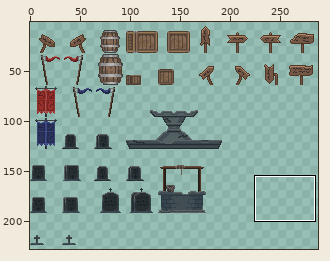
Sprite sheet, stored at environment/decoration/props.png. Above, an overview of the earlier version with the close-up marked.
Close-up. Before the commit:
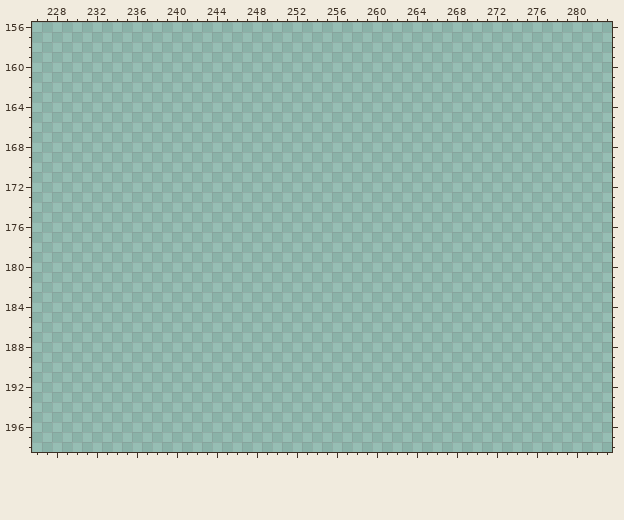
The file is 480x405 pixels. Colours within 5 levels of each other are drawn and written as one. Shown: x 226..283, y 156..198. The wide view leaves out empty margins. The commit also changed other parts of the picture, which this record leaves out.
Palette (. is transparent): 
Pixels before (only the part around the change), first column x 226:
156 ..........................................................
157 ..........................................................
158 ..........................................................
159 ..........................................................
160 ..........................................................
161 ..........................................................
162 ..........................................................
163 ..........................................................
164 ..........................................................
165 ..........................................................
166 ..........................................................
167 ..........................................................
168 ..........................................................
169 ..........................................................
170 ..........................................................
171 ..........................................................
172 ..........................................................
173 ..........................................................
174 ..........................................................
175 ..........................................................
176 ..........................................................
177 ..........................................................
178 ..........................................................
179 ..........................................................
180 ..........................................................
181 ..........................................................
182 ..........................................................
183 ..........................................................
184 ..........................................................
185 ..........................................................
186 ..........................................................
187 ..........................................................
188 ..........................................................
189 ..........................................................
190 ..........................................................
191 ..........................................................
192 ..........................................................
193 ..........................................................
194 ..........................................................
195 ..........................................................
196 ..........................................................
197 ..........................................................
After the commit:
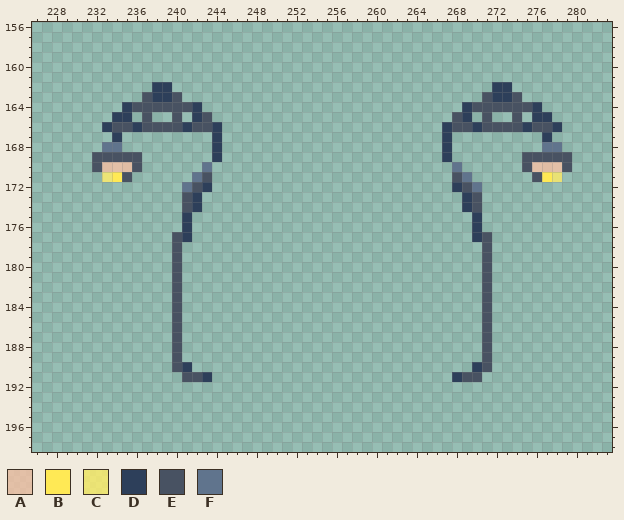
Colours new in this view: A #ffc1a2bc  B #ffe955fe  C #ffec68d0  D #2d3f5a  E #485262  F #60748d
Change:
Colour A now appears in row 170 at x 233 to 235 and 276 to 278.
Colour B now appears in row 171 at x 234 and 277.
Colour C now appears in row 171 at x 233 and 278.
Colour D now appears in rows 162 to 163 at x 238 to 239 and 272 to 273; in row 164 at x 235, 242, 269 and 276; in row 165 at x 234 to 235, 242, 269 and 276 to 277; in row 166 at x 233, 236, 241, 244, 267, 270, 275 and 278; in row 167 at x 234, 244, 267 and 277; in rows 168 to 169 at x 244 and 267.
Colour D now appears in row 172 at x 243 and 268; in rows 173 to 174 at x 242 and 269; in rows 175 to 177 at x 241 and 270; in row 190 at x 241 and 270; in row 191 at x 243 and 268.
Colour E now appears in row 163 at x 237, 240, 271 and 274; in row 164 at x 236 to 241 and 270 to 275; in row 165 at x 237, 240, 243, 268, 271 and 274; in row 166 at x 234 to 235, 237 to 240, 242 to 243, 268 to 269, 271 to 274 and 276 to 277; in row 169 at x 232 to 236 and 275 to 279; in row 170 at x 232, 236, 275 and 279.
Colour E now appears in row 171 at x 235, 243, 268 and 276; in row 172 at x 242 and 269; in rows 173 to 174 at x 241 and 270; in rows 177 to 190 at x 240 and 271; in row 191 at x 241 to 242 and 269 to 270.
Colour F now appears in row 168 at x 233 to 234 and 277 to 278; in row 170 at x 243 and 268; in row 171 at x 242 and 269; in row 172 at x 241 and 270.
